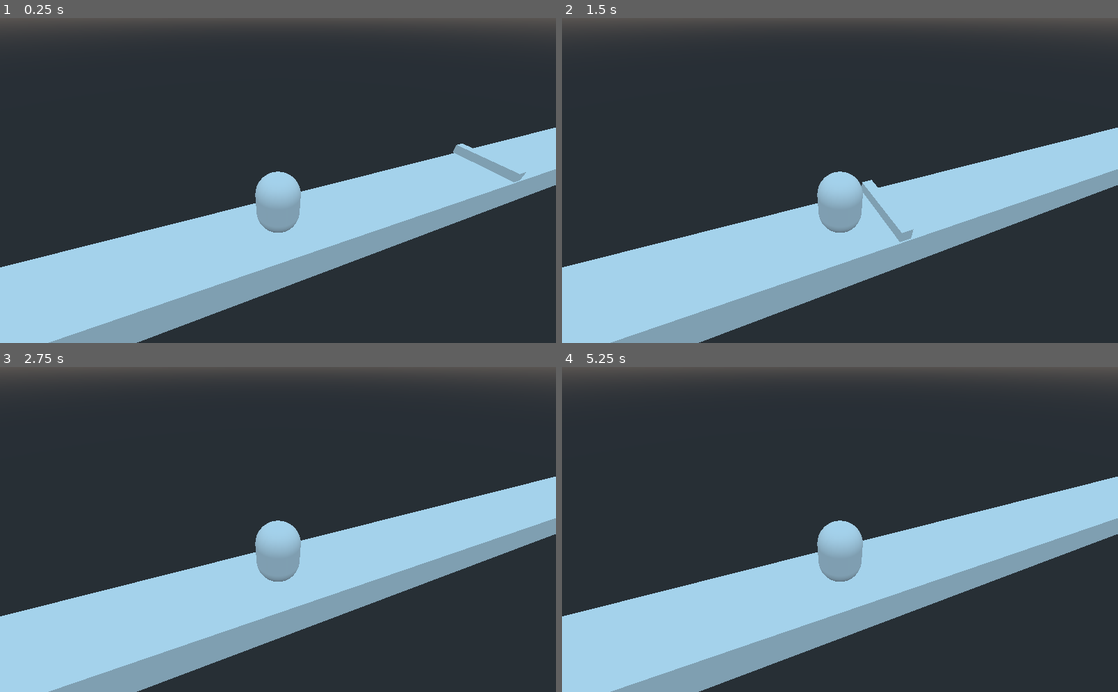
Above: before the commit, frames 1-4 (two rows, left to right).
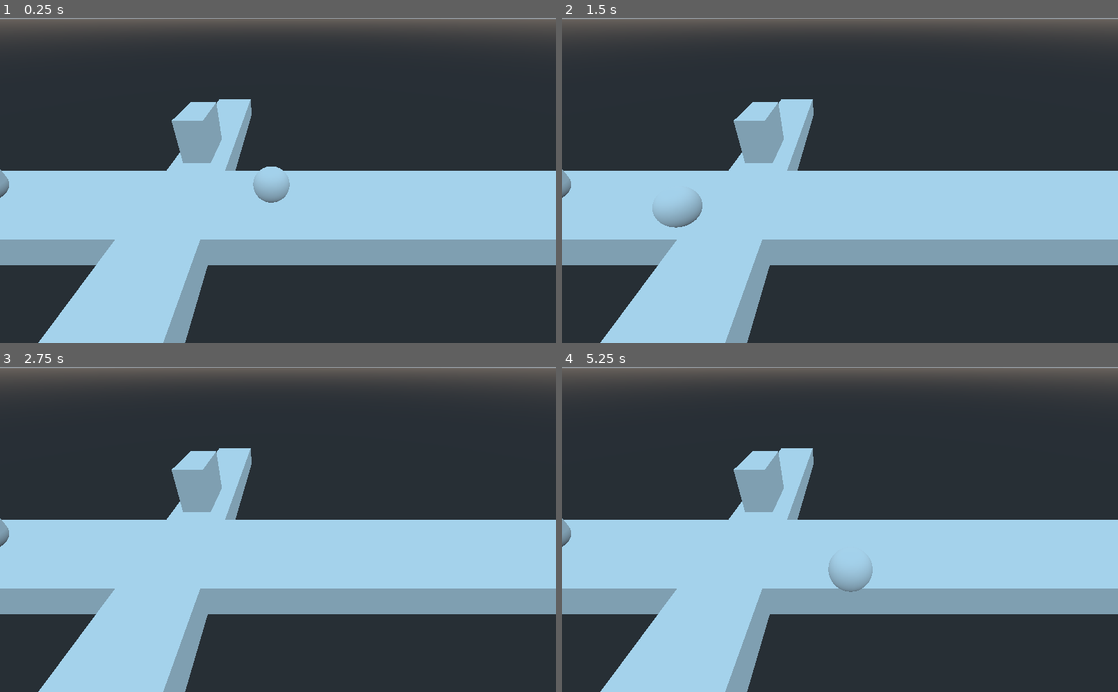
Above: after the commit, the same moments.

Repository: JestemStefan/GodotWildJam24_FamilyTrafficKing
Game: Godot game, scene res://scenes/main.tscn
Same seed, same stepped clock (60 frames per second), same inputs: the game is played once before the commit and once after it.
Inputs:
- Up to frame 1 (0.25 s): no input
- Up to frame 2 (1.5 s): tap Enter at 0.5 s; hold A (move_right, bound only after the commit) 0.53-1.28 s; tap Space (bark, bound only after the commit) at 0.6, 1.35 s; hold S (move_down, bound only after the commit) from 1.28 s (still down)
- Up to frame 3 (2.75 s): release S (move_down, bound only after the commit) at 2.03 s; hold A (move_right, bound only after the commit) from 2.03 s (still down); tap Space (bark, bound only after the commit) at 2.1 s
- Up to frame 4 (5.25 s): tap Space (bark, bound only after the commit) at 2.75, 2.85, 3.6, 4.35, 5.1 s; release A (move_right, bound only after the commit) at 2.78 s; hold W (move_up, bound only after the commit) 2.78-3.53 s; hold D (move_left, bound only after the commit) 3.53-5.03 s; hold S (move_down, bound only after the commit) from 5.03 s (still down)

The runs differ from the first frame. In frame 1, 32% of the frame differs, in the area x 0-100%, y 0-100%; in frame 2, 32%; in frame 3, 31%; in frame 4, 32%.

Commit message:
basic movement & bark

Diff:
--- a/project.godot
+++ b/project.godot
@@ -17,7 +17,41 @@
 
 config/name="GWJ 24"
 run/main_scene="res://scenes/main.tscn"
-config/icon="res://icon.png"
+config/icon="res://sprites/icon.png"
+
+[input]
+
+move_up={
+"deadzone": 0.5,
+"events": [ Object(InputEventKey,"resource_local_to_scene":false,"resource_name":"","device":0,"alt":false,"shift":false,"control":false,"meta":false,"command":false,"pressed":false,"scancode":87,"unicode":0,"echo":false,"script":null)
+ ]
+}
+move_down={
+"deadzone": 0.5,
+"events": [ Object(InputEventKey,"resource_local_to_scene":false,"resource_name":"","device":0,"alt":false,"shift":false,"control":false,"meta":false,"command":false,"pressed":false,"scancode":83,"unicode":0,"echo":false,"script":null)
+ ]
+}
+move_right={
+"deadzone": 0.5,
+"events": [ Object(InputEventKey,"resource_local_to_scene":false,"resource_name":"","device":0,"alt":false,"shift":false,"control":false,"meta":false,"command":false,"pressed":false,"scancode":65,"unicode":0,"echo":false,"script":null)
+ ]
+}
+move_left={
+"deadzone": 0.5,
+"events": [ Object(InputEventKey,"resource_local_to_scene":false,"resource_name":"","device":0,"alt":false,"shift":false,"control":false,"meta":false,"command":false,"pressed":false,"scancode":68,"unicode":0,"echo":false,"script":null)
+ ]
+}
+bark={
+"deadzone": 0.5,
+"events": [ Object(InputEventKey,"resource_local_to_scene":false,"resource_name":"","device":0,"alt":false,"shift":false,"control":false,"meta":false,"command":false,"pressed":false,"scancode":32,"unicode":0,"echo":false,"script":null)
+ ]
+}
+
+[layer_names]
+
+3d_physics/layer_1="dog"
+3d_physics/layer_2="people"
+3d_physics/layer_3="cars"
 
 [rendering]
 
--- a/scenes/main.tscn
+++ b/scenes/main.tscn
@@ -7,4 +7,4 @@
 [node name="TestingLevel" parent="." instance=ExtResource( 1 )]
 
 [node name="Camera" type="Camera" parent="."]
-transform = Transform( 0.932002, 0.213664, -0.292781, 0, 0.807774, 0.589492, 0.362454, -0.549408, 0.752847, -10.87, 8.52838, 7.37217 )
+transform = Transform( 1, 0, 0, 0, 0.819152, 0.573577, 0, -0.573577, 0.819152, 0.36165, 8.52838, 10.3372 )
--- a/scenes/testing_level.tscn
+++ b/scenes/testing_level.tscn
@@ -1,15 +1,24 @@
-[gd_scene load_steps=4 format=2]
+[gd_scene load_steps=5 format=2]
 
 [ext_resource path="res://src/lane.tscn" type="PackedScene" id=1]
 [ext_resource path="res://src/family_member.tscn" type="PackedScene" id=2]
-[ext_resource path="res://src/trap.tscn" type="PackedScene" id=3]
+[ext_resource path="res://src/dog.tscn" type="PackedScene" id=3]
+[ext_resource path="res://src/car.tscn" type="PackedScene" id=4]
 
 [node name="TestingLevel" type="Node"]
 
-[node name="Trap" parent="." instance=ExtResource( 3 )]
-transform = Transform( -1.62921e-07, 0, 1, 0, 1, 0, -1, 0, -1.62921e-07, 9.41276, 0.416634, 0 )
-
 [node name="FamilyMember" parent="." instance=ExtResource( 2 )]
-transform = Transform( 1, 0, 0, 0, 1, 0, 0, 0, 1, -8, 1.5, 0 )
+transform = Transform( 1, 0, 0, 0, 1, 0, 0, 0, 1, -15.9607, 1.5, 0 )
+collision_mask = 2147483651
 
 [node name="Lane" parent="." instance=ExtResource( 1 )]
+transform = Transform( -0.135436, 0, -1.99995, 0, 1, 0, 19.9995, 0, -0.0135436, -5.26649, -1, 0 )
+collision_mask = 0
+
+[node name="Path" parent="." instance=ExtResource( 1 )]
+transform = Transform( 20, 0, 0, 0, 1, 0, 0, 0, 3, 0, -1, 0 )
+collision_mask = 2
+
+[node name="Car" parent="." instance=ExtResource( 4 )]
+
+[node name="Dog" parent="." instance=ExtResource( 3 )]
--- /dev/null
+++ b/src/BarkArea.gd
@@ -0,0 +1,28 @@
+extends Area
+
+export(float) var bark_duration = 0.5
+
+onready var _timer: Timer = $Timer
+
+func _input(event):
+	if event is InputEventKey and Input.is_action_just_pressed("bark"):
+		_bark()
+
+
+func _bark():
+	if not _timer.is_stopped():
+		print("cooldown")
+		return
+	# TODO: play sound
+	set_monitoring(true)
+	_timer.start(bark_duration)
+	print("bark!")
+
+func _on_Timer_timeout():
+	_timer.stop()
+	set_monitoring(false)
+
+
+func _on_BarkArea_body_entered(body):
+	# TODO
+	print("%s detected")
--- /dev/null
+++ b/src/car.tscn
@@ -0,0 +1,15 @@
+[gd_scene load_steps=3 format=2]
+
+[sub_resource type="CubeMesh" id=1]
+
+[sub_resource type="BoxShape" id=2]
+
+[node name="Car" type="KinematicBody"]
+transform = Transform( 1, 0, 0, 0, 3, 0, 0, 0, 2, -5.45839, 0.127729, -6.04425 )
+
+[node name="MeshInstance" type="MeshInstance" parent="."]
+mesh = SubResource( 1 )
+material/0 = null
+
+[node name="CollisionShape" type="CollisionShape" parent="."]
+shape = SubResource( 2 )
--- /dev/null
+++ b/src/dog.gd
@@ -0,0 +1,32 @@
+extends KinematicBody
+
+export var speed = 10
+
+
+var direction: Vector3 = Vector3()
+
+
+onready var _bark_area: Area = $BarkArea
+onready var _timer: Timer = $BarkArea/Timer
+
+func _process(event):
+	# reset the direction vector state
+	direction = Vector3()
+
+	direction.z = Input.get_action_strength("move_down") - Input.get_action_strength("move_up")
+	direction.x = Input.get_action_strength("move_left") - Input.get_action_strength("move_right")
+
+
+func _physics_process(delta):
+	if direction == Vector3.ZERO:
+		return
+
+	look_at(direction, Vector3.UP)
+
+	move_and_slide(direction * speed)
+
+
+
+func pet_the_dog():
+	# TODO
+	pass
--- /dev/null
+++ b/src/dog.tscn
@@ -0,0 +1,43 @@
+[gd_scene load_steps=7 format=2]
+
+[ext_resource path="res://src/dog.gd" type="Script" id=1]
+[ext_resource path="res://src/BarkArea.gd" type="Script" id=2]
+
+[sub_resource type="SphereMesh" id=1]
+
+[sub_resource type="SphereShape" id=2]
+
+[sub_resource type="SphereShape" id=3]
+radius = 3.0
+
+[sub_resource type="ConvexPolygonShape" id=4]
+points = PoolVector3Array( 0, 0, 0, 10, 2, 6, 10, 2, -6, 10, -1, -6, 10, -1, 6 )
+
+[node name="Dog" type="KinematicBody"]
+transform = Transform( 1, 0, 0, 0, 1, 0, 0, 0, 1, 0, 1, -0.037 )
+collision_mask = 7
+script = ExtResource( 1 )
+
+[node name="MeshInstance" type="MeshInstance" parent="."]
+mesh = SubResource( 1 )
+material/0 = null
+
+[node name="CollisionShape" type="CollisionShape" parent="."]
+shape = SubResource( 2 )
+
+[node name="BarkArea" type="Area" parent="."]
+input_ray_pickable = false
+monitoring = false
+monitorable = false
+collision_mask = 2
+script = ExtResource( 2 )
+
+[node name="Circle" type="CollisionShape" parent="BarkArea"]
+shape = SubResource( 3 )
+
+[node name="Cone" type="CollisionShape" parent="BarkArea"]
+shape = SubResource( 4 )
+
+[node name="Timer" type="Timer" parent="BarkArea"]
+[connection signal="body_entered" from="BarkArea" to="BarkArea" method="_on_BarkArea_body_entered"]
+[connection signal="timeout" from="BarkArea/Timer" to="BarkArea" method="_on_Timer_timeout"]
--- a/src/family_member.tscn
+++ b/src/family_member.tscn
@@ -5,6 +5,8 @@
 [sub_resource type="CapsuleShape" id=2]
 
 [node name="FamilyMember" type="KinematicBody"]
+collision_layer = 2
+collision_mask = 7
 
 [node name="MeshInstance" type="MeshInstance" parent="."]
 transform = Transform( 1, 0, 0, 0, -1.62921e-07, -1, 0, 1, -1.62921e-07, 0, 0, 0 )
--- a/src/lane.tscn
+++ b/src/lane.tscn
@@ -5,7 +5,8 @@
 [sub_resource type="CubeMesh" id=2]
 
 [node name="Lane" type="StaticBody"]
-transform = Transform( 20, 0, 0, 0, 1, 0, 0, 0, 2, 0, -1, 0 )
+transform = Transform( 20, 0, 0, 0, 1, 0, 0, 0, 2, -0.0307465, -1, -0.0255728 )
+collision_layer = 2
 
 [node name="CollisionShape" type="CollisionShape" parent="."]
 shape = SubResource( 1 )
--- a/src/trap.gd
+++ /dev/null
@@ -1,11 +0,0 @@
-extends KinematicBody
-
-export var speed = 10
-
-var _movement_direction = Vector3(-1,0,0)
-
-func _physics_process(delta):
-	var collision = move_and_collide(_movement_direction * speed * delta)
-	if collision:
-		print("boom")
-		queue_free()
--- a/src/trap.tscn
+++ /dev/null
@@ -1,19 +0,0 @@
-[gd_scene load_steps=4 format=2]
-
-[ext_resource path="res://src/trap.gd" type="Script" id=1]
-
-[sub_resource type="BoxShape" id=1]
-
-[sub_resource type="CubeMesh" id=2]
-
-[node name="Trap" type="KinematicBody"]
-script = ExtResource( 1 )
-
-[node name="CollisionShape" type="CollisionShape" parent="."]
-transform = Transform( 0.3, 0, 0, 0, 0.3, 0, 0, 0, 0.3, 0, 0, 0 )
-shape = SubResource( 1 )
-
-[node name="MeshInstance" type="MeshInstance" parent="."]
-transform = Transform( 2, 0, 0, 0, 0.3, 0, 0, 0, 0.3, 0, 0, 0 )
-mesh = SubResource( 2 )
-material/0 = null
Renamed: icon.png -> sprites/icon.png
Not shown, changed: sprites/icon.png.import
